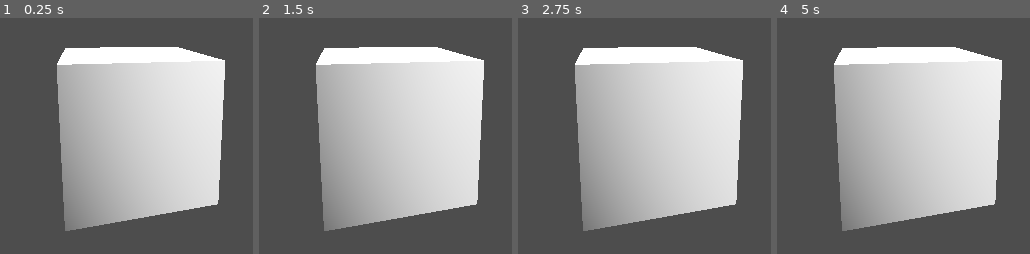
Above: before the commit, frames 1-4 (left to right).
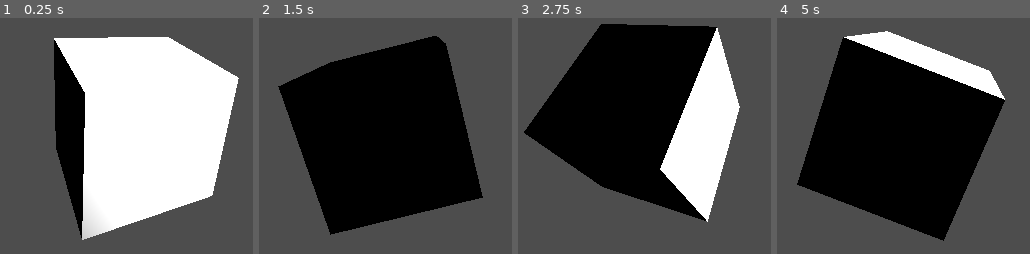
Above: after the commit, the same moments.

Repository: OliverLazar/game-of-life
Game: Godot game, scene res://Scenes/level_1.tscn
Two runs of this game, one before a commit and one after it. Both use one fixed random seed, a clock stepped at 60 frames per second and the inputs below. The project has no main scene, so this scene is started directly.
Inputs:
- Up to frame 1 (0.25 s): no input
- Up to frame 2 (1.5 s): no input
- Up to frame 3 (2.75 s): no input
- Up to frame 4 (5 s): no input

The runs differ from the first frame. In frame 1, 42% of the frame differs, in the area x 21-95%, y 8-95%; in frame 2, 51%; in frame 3, 52%, in the area x 2-89%, y 2-91%; in frame 4, 50%.

Commit message:
added spinny

Diff:
--- a/Scenes/level_1.tscn
+++ b/Scenes/level_1.tscn
@@ -1,4 +1,6 @@
-[gd_scene load_steps=2 format=3 uid="uid://e2scyq3pobbu"]
+[gd_scene load_steps=3 format=3 uid="uid://e2scyq3pobbu"]
+
+[ext_resource type="Script" path="res://Scripts/csg_box_3d.gd" id="1_gijdd"]
 
 [sub_resource type="BoxShape3D" id="BoxShape3D_lwl40"]
 
@@ -10,6 +12,7 @@
 [node name="CharacterBody3D" type="CharacterBody3D" parent="."]
 
 [node name="CSGBox3D" type="CSGBox3D" parent="CharacterBody3D"]
+script = ExtResource("1_gijdd")
 
 [node name="CollisionShape3D" type="CollisionShape3D" parent="CharacterBody3D"]
 shape = SubResource("BoxShape3D_lwl40")
--- /dev/null
+++ b/Scripts/csg_box_3d.gd
@@ -0,0 +1,7 @@
+extends CSGBox3D
+
+@export var speed: Vector3 = Vector3(50,50,0)
+
+# Called every frame. 'delta' is the elapsed time since the previous frame.
+func _process(delta: float) -> void:
+	rotation_degrees += speed * delta
--- a/Scripts/new_script.gd
+++ /dev/null
@@ -1,9 +0,0 @@
-# hey guys how we doing
-
-# hello how are you
-
-# i am doing fine, skibidi
-
-# look its going to change on your screen
-
-# hey there dont delete me
